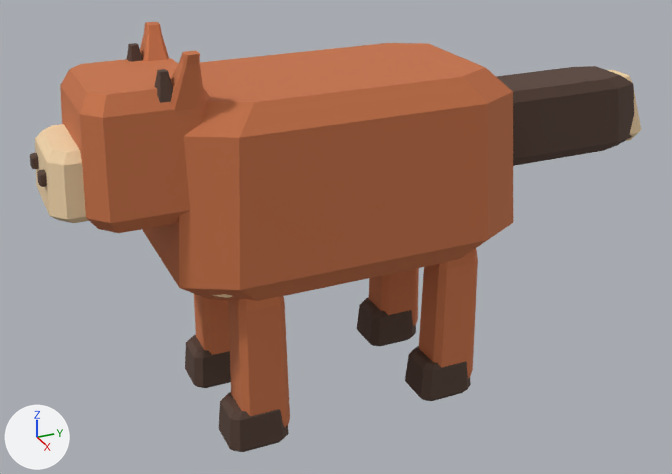
What one commit did to the glTF model assets/blockvarlden/actors/rav.glb.
Before and after are seen from a 50 mm camera at (1.877, -0.827, 1.343) aimed at (-0.01, 0.022, 0.4). The axes (+X, +Y, +Z) are drawn at lower left. The lights are the same throughout. The first picture is the older version. Vertices at exactly the same position are counted once.

The first picture shows 'rav färgytor'.
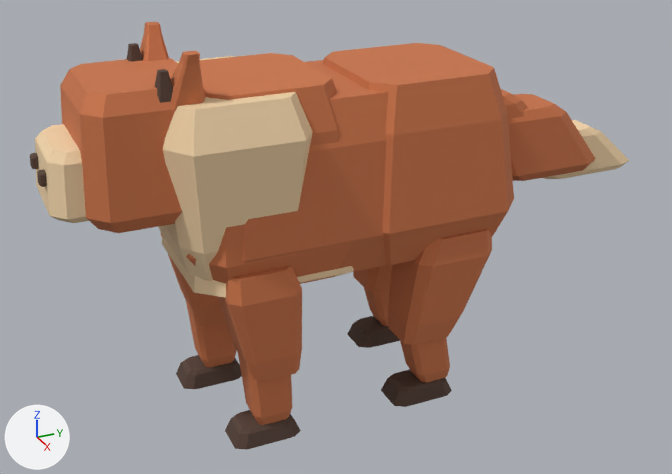
Where the change shows, as pixel boxes (x1, y1, x2, y2) in the pictures (672 x 474 px; the box of a moved part takes in the faces that stretch with it):
'rav färgytor', reshaped
    before: (30, 22, 641, 452)
    after: (30, 22, 629, 450)
part 1 of me_rav_skulptur, moved or reshaped
    before: (369, 268, 419, 326)
    after: (186, 301, 237, 367)
part 2 of me_rav_skulptur, moved or reshaped
    before: (185, 335, 231, 388)
    after: (176, 355, 242, 389)
part 3 of me_rav_skulptur, moved or reshaped
    before: (357, 297, 416, 346)
    after: (364, 287, 390, 326)
part 4 of me_rav_skulptur, moved or reshaped
    before: (194, 294, 230, 355)
    after: (347, 316, 400, 348)
part 5 of me_rav_skulptur, moved or reshaped
    before: (419, 248, 478, 379)
    after: (237, 350, 292, 425)
part 6 of me_rav_skulptur, moved or reshaped
    before: (219, 392, 289, 452)
    after: (225, 410, 301, 450)
part 7 of me_rav_skulptur, moved or reshaped
    before: (405, 346, 471, 401)
    after: (400, 337, 450, 383)
part 8 of me_rav_skulptur, moved or reshaped
    before: (228, 296, 290, 427)
    after: (381, 369, 452, 407)
part 9 of me_rav_skulptur, moved or reshaped
    before: (496, 66, 634, 166)
    after: (501, 89, 528, 119)
part 10 of me_rav_skulptur, moved or reshaped
    before: (142, 43, 513, 301)
    after: (508, 94, 596, 181)
part 11 of me_rav_skulptur, added (beige)
    after: (543, 120, 629, 179)
part 12 of me_rav_skulptur, added (brown)
    after: (186, 60, 388, 272)
part 13 of me_rav_skulptur, added (orange)
    after: (200, 53, 352, 284)
part 14 of me_rav_skulptur, added (brown)
    after: (322, 43, 514, 265)
part 15 of me_rav_skulptur, added (beige)
    after: (159, 56, 313, 281)
part 16 of me_rav_skulptur, added (brown)
    after: (161, 234, 226, 326)
part 17 of me_rav_skulptur, added (brown)
    after: (353, 265, 392, 291)
part 18 of me_rav_skulptur, added (brown)
    after: (217, 266, 302, 382)
part 19 of me_rav_skulptur, added (brown)
    after: (388, 229, 492, 345)
part 20 of me_rav_skulptur, deleted
    before: (608, 70, 641, 141)

Diff of the bpy script that builds the scene:
```diff
--- a/assets/blockvarlden/actors/rav.glb.py
+++ b/assets/blockvarlden/actors/rav.glb.py
@@ me_rav_skulptur @@
-me_rav_skulptur.from_pydata(...)  # 768 vertices, 1440 faces; spans x -0.22..0.22, y -0.66..0.88, z 0.0..0.92
+me_rav_skulptur.from_pydata(...)  # 1024 vertices, 1920 faces; spans x -0.23..0.23, y -0.66..0.86, z 0.0..0.92
+# me_rav_skulptur part 1: the loose piece of 32 vertices spanning x -0.2..-0.09, y 0.2..0.32, z 0.0..0.42 is scaled about its middle by (0.881, 0.872, 0.491), then moved by (0.0, -0.52, -0.06)
+# me_rav_skulptur part 2: the loose piece of 32 vertices spanning x -0.2..-0.09, y -0.33..-0.19, z 0.0..0.11 is scaled about its middle by (0.858, 1.09, 0.451), then moved by (0.0, -0.02, -0.03)
+# me_rav_skulptur part 3: the loose piece of 32 vertices spanning x -0.2..-0.09, y 0.17..0.31, z 0.0..0.11 is multiplied about its middle by the matrix ((0.786, 0.0, 0.0), (0.0, 0.71, -0.429), (0.0, 0.0, 1.929)), then moved by (0.0, -0.01, 0.1)
+# me_rav_skulptur part 4: the loose piece of 32 vertices spanning x -0.2..-0.09, y -0.3..-0.18, z 0.0..0.42 is scaled about its middle by (0.961, 1.33, 0.115), then moved by (0.0, 0.46, -0.18)
+# me_rav_skulptur part 5: the loose piece of 32 vertices spanning x 0.09..0.2, y 0.2..0.32, z 0.0..0.42 is scaled about its middle by (0.881, 0.872, 0.491), then moved by (0.0, -0.48, -0.06)
+# me_rav_skulptur part 6: the loose piece of 32 vertices spanning x 0.09..0.2, y -0.33..-0.19, z 0.0..0.11 is scaled about its middle by (0.858, 1.09, 0.451), then moved by (0.0, 0.02, -0.03)
+# me_rav_skulptur part 7: the loose piece of 32 vertices spanning x 0.09..0.2, y 0.17..0.31, z 0.0..0.11 is multiplied about its middle by the matrix ((0.786, 0.0, 0.0), (0.0, 0.71, -0.429), (0.0, 0.0, 1.929)), then moved by (0.0, -0.05, 0.1)
+# me_rav_skulptur part 8: the loose piece of 32 vertices spanning x 0.09..0.2, y -0.3..-0.18, z 0.0..0.42 is scaled about its middle by (0.961, 1.33, 0.115), then moved by (0.0, 0.42, -0.18)
+# me_rav_skulptur part 9: the loose piece of 32 vertices spanning x -0.09..0.09, y 0.31..0.85, z 0.55..0.73 is multiplied about its middle by the matrix ((0.886, 0.0, 0.0), (0.0, 0.532, -0.526), (0.0, 0.0, 0.837)), then moved by (0.0, -0.17, 0.0)
+# me_rav_skulptur part 10: the loose piece of 32 vertices spanning x -0.22..0.22, y -0.41..0.41, z 0.38..0.82 is multiplied about its middle by the matrix ((0.387, 0.0, 0.0), (0.0, 0.34, -0.226), (0.0, 0.0, 0.41)), then moved by (0.0, 0.54, -0.01)
+# me_rav_skulptur part 11: the loose piece of 32 vertices spanning x -0.09..0.09, y 0.31..0.85, z 0.55..0.73 is copied, and the copy is multiplied about its middle by the matrix ((0.689, 0.0, 0.0), (0.0, 0.532, -0.526), (0.0, 0.0, 0.651)), then moved by (0.0, 0.09, -0.1); it spans x -0.06..0.06, y 0.51..0.86, z 0.48..0.6
+# me_rav_skulptur part 12: a new loose piece of 32 vertices spanning x -0.21..0.21, y -0.39..0.39, z 0.4..0.8, in mat_rav_pigment
+# me_rav_skulptur part 13: a new loose piece of 32 vertices spanning x -0.21..0.21, y -0.38..0.01, z 0.4..0.83, in mat_rav_pigment
+# me_rav_skulptur part 14: a new loose piece of 32 vertices spanning x -0.22..0.22, y -0.01..0.41, z 0.4..0.82, in mat_rav_pigment
+# me_rav_skulptur part 15: a new loose piece of 32 vertices spanning x -0.23..0.23, y -0.43..-0.11, z 0.44..0.82, in mat_rav_pigment
+# me_rav_skulptur part 16: a new loose piece of 32 vertices spanning x -0.23..-0.06, y -0.36..-0.19, z 0.18..0.46, in mat_rav_pigment
+# me_rav_skulptur part 17: a new loose piece of 32 vertices spanning x -0.23..-0.06, y 0.15..0.37, z 0.18..0.46, in mat_rav_pigment
+# me_rav_skulptur part 18: a new loose piece of 32 vertices spanning x 0.06..0.23, y -0.32..-0.15, z 0.18..0.46, in mat_rav_pigment
+# me_rav_skulptur part 19: a new loose piece of 32 vertices spanning x 0.06..0.23, y 0.11..0.33, z 0.18..0.46, in mat_rav_pigment
+# me_rav_skulptur part 20: the loose piece of 32 vertices spanning x -0.07..0.07, y 0.68..0.88, z 0.56..0.72 is deleted
 me_rav_skulptur.materials.append(mat_rav_pigment)
```
